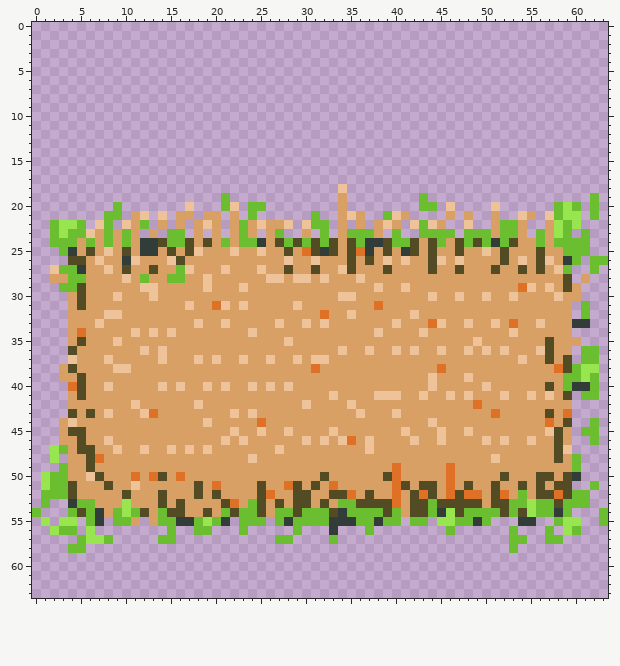
Two states of a pixel-art sprite, assets/map/farm.png. The first picture shows the starting point.
The file is 64x64 pixels.
After the commit:
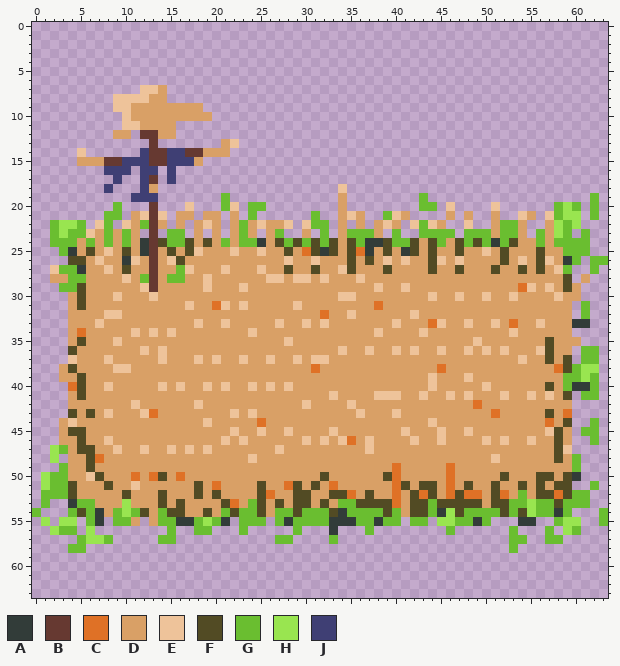
Palette (. is transparent): A #323c39  B #663931  C #df7126  D #d9a066  E #eec39a  F #524b24  G #6abe30  H #99e550  J #3f3f74
Change:
There is now colour B in row 12 at x 12 to 13; in row 13 at x 13; in row 14 at x 13 to 14 and 17 to 18; in row 15 at x 8 to 9 and 13 to 14; in row 17 at x 13; in rows 20 to 22 at x 13.
The edit turns colour A into colour B in rows 24 to 25 at x 13.
The edit turns colour D into colour B in row 23 at x 13; in row 26 at x 13; in row 28 at x 13.
The edit turns colour E into colour B in row 29 at x 13.
The edit turns colour F into colour B in row 27 at x 13.
There is now colour D in row 7 at x 14; in row 8 at x 13 to 14; in row 9 at x 11 to 18; in row 10 at x 11 to 19; in row 11 at x 12 to 15; in row 12 at x 9 to 10 and 14 to 15.
There is now colour D in row 13 at x 21; in row 14 at x 19 to 21; in row 15 at x 5 to 7 and 18; in row 18 at x 13.
There is now colour E in row 7 at x 12 to 13; in row 8 at x 9 to 12; in row 9 at x 9 to 10; in row 10 at x 10; in row 11 at x 10 to 11; in row 13 at x 22.
There is now colour E in row 14 at x 5.
There is now colour J in row 14 at x 12 and 15 to 16; in row 15 at x 10 to 12 and 15 to 17; in row 16 at x 8 to 10, 12 to 13 and 15; in row 17 at x 9, 12 and 15; in row 18 at x 8 and 12; in row 19 at x 11 to 13.
